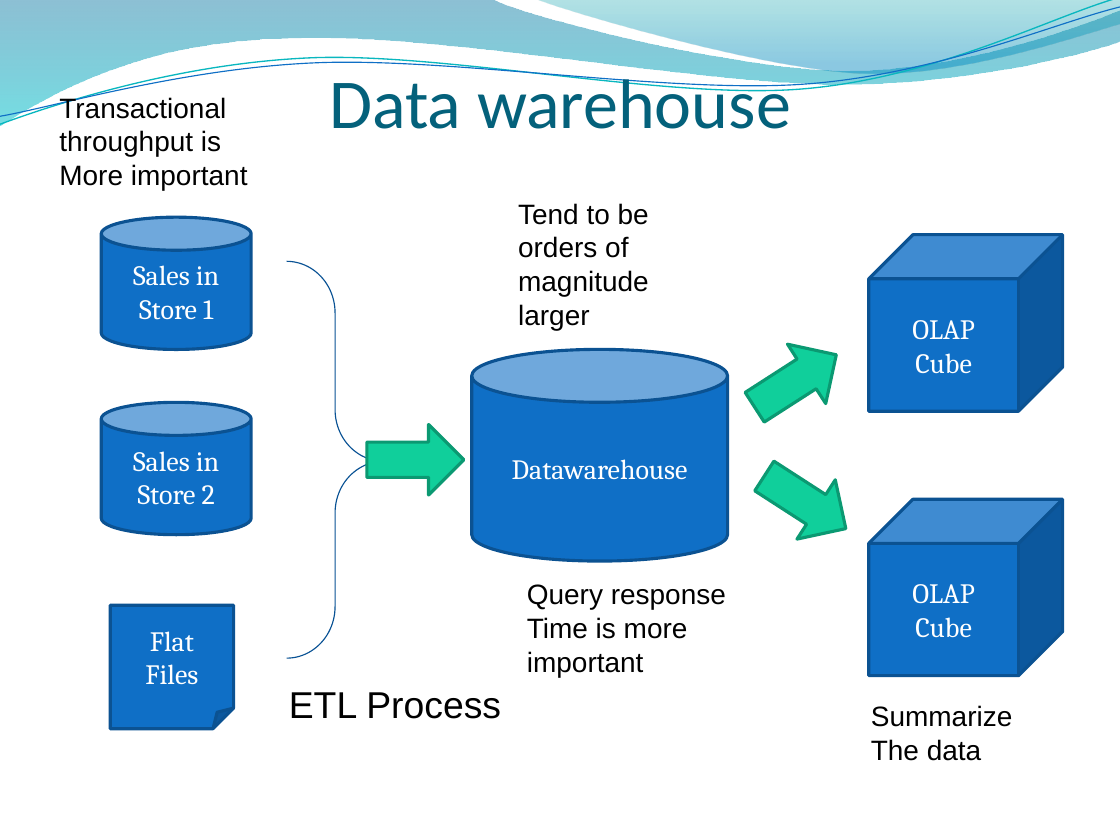
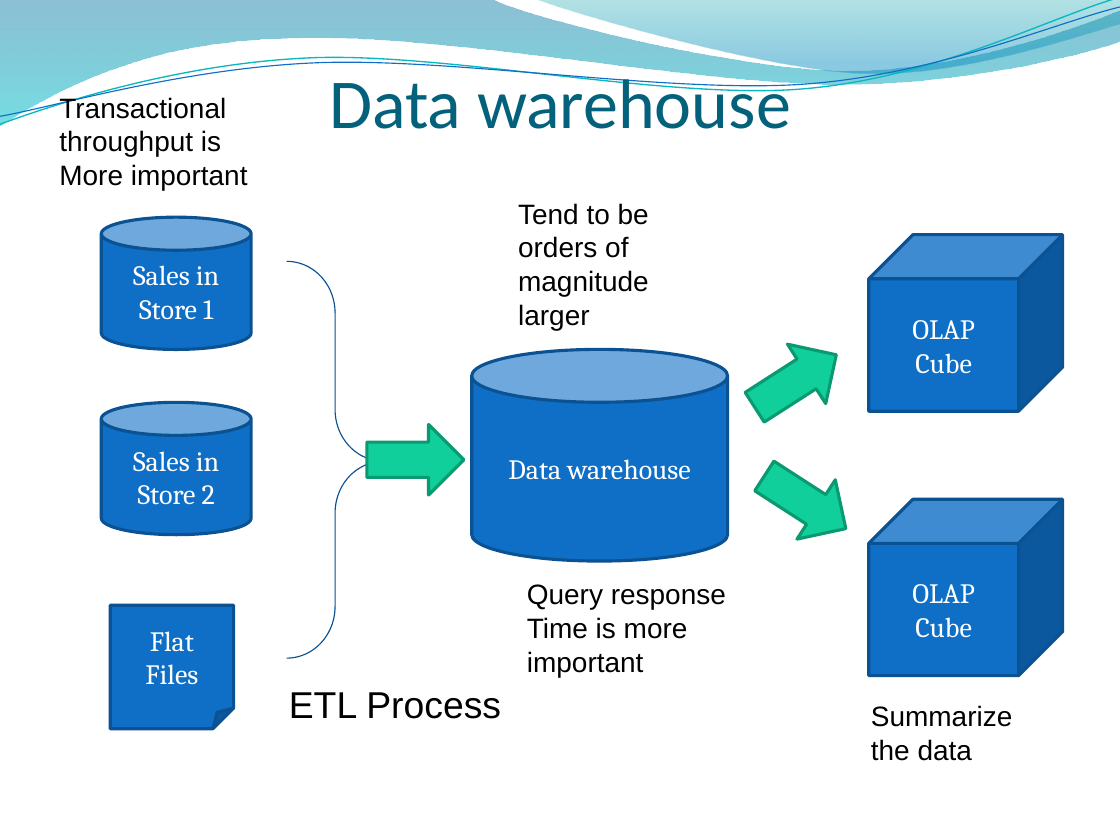
Before and after one commit to edvelezg/unb-dw, a slide deck: slide 7 of project/Presentation/Datawarehousing.pptm. Drawn at 1120x840 pixels with LibreOffice and Linux fonts; fonts in the diff are those of the drawing; background and template pictures are left out. Boxes give left, top, right and bottom in pixels: in the first picture for what was removed or moved away, otherwise in the second. Text is boxed around its words. In the diff, an @@ line names an element or a change of style, - is before the commit and + after.

```diff
--- a/project/Presentation/Datawarehousing.pptm
+++ b/project/Presentation/Datawarehousing.pptm
@@ text in cylinder at bbox=[508, 459, 690, 480]: spaces changed @@
-Datawarehouse
+Data warehouse
@@ text at bbox=[871, 739, 972, 761]: text changed @@
-The data
+the data
```
Also in this commit, not shown: 16 other slides changed, 3 slides added, 1 slide removed.
